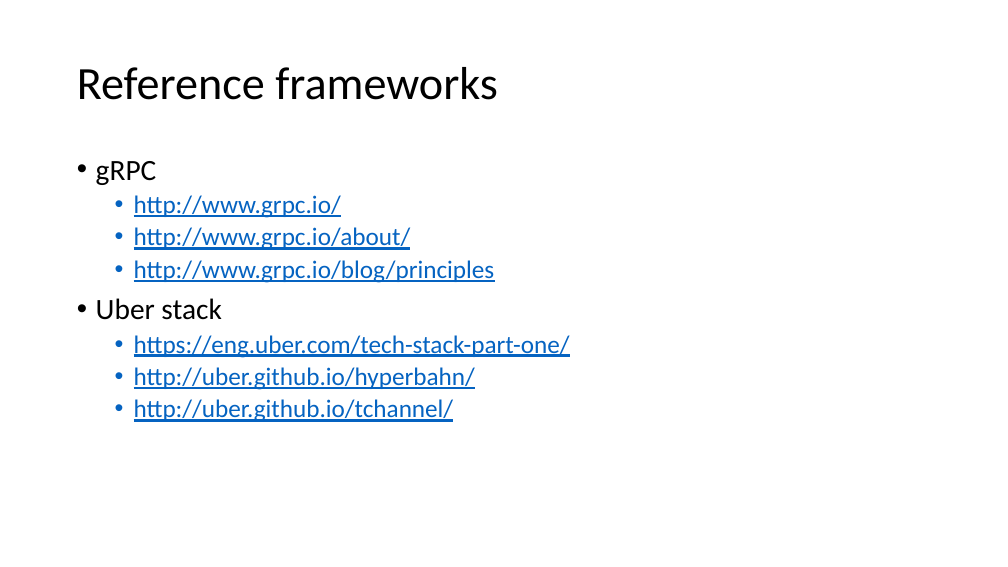
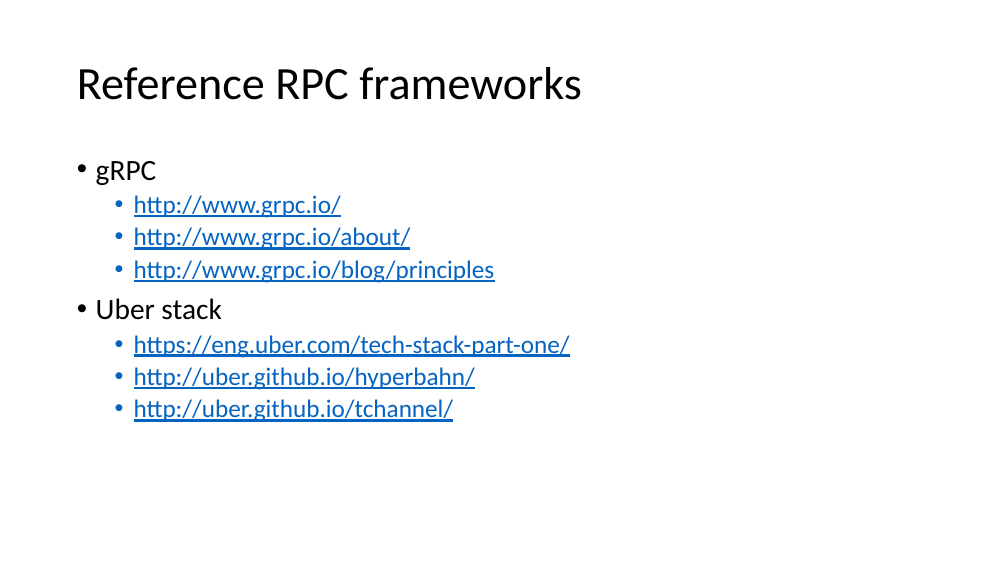
Before and after one commit to strongloop/loopback-example-polyglot, a slide deck: slide 5 of Polyglot Microservices.pptx. Drawn at 1008x567 pixels with LibreOffice and Linux fonts; fonts in the diff are those of the drawing. Boxes give left, top, right and bottom in pixels: in the first picture for what was removed or moved away, otherwise in the second. Text is boxed around its words. In the diff, an @@ line names an element or a change of style, - is before the commit and + after.

```diff
--- a/Polyglot Microservices.pptx
+++ b/Polyglot Microservices.pptx
@@ title at (77,67,582,100): text changed @@
-Reference frameworks
+Reference RPC frameworks
```
Also in this commit, not shown: 8 other slides changed.
